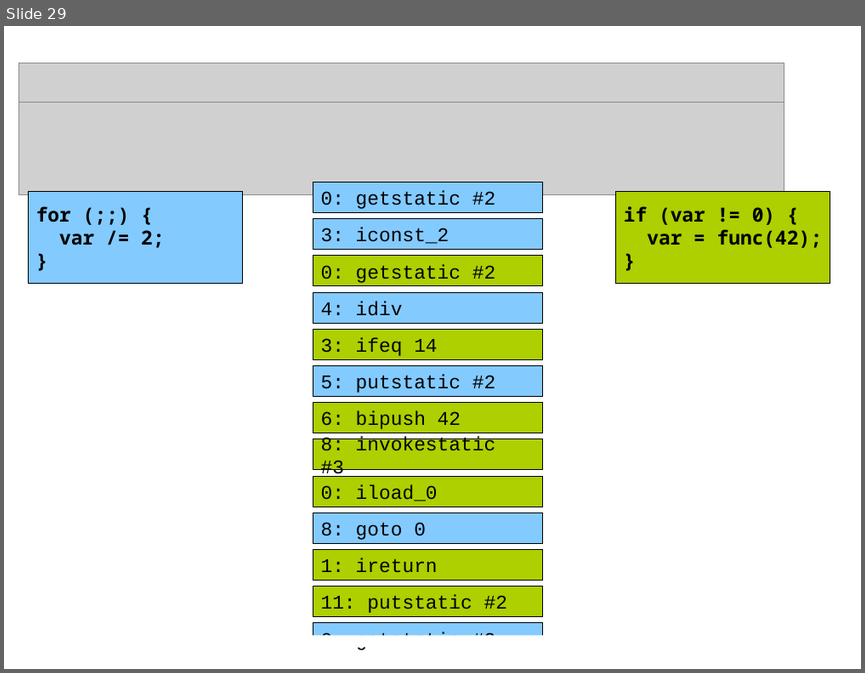
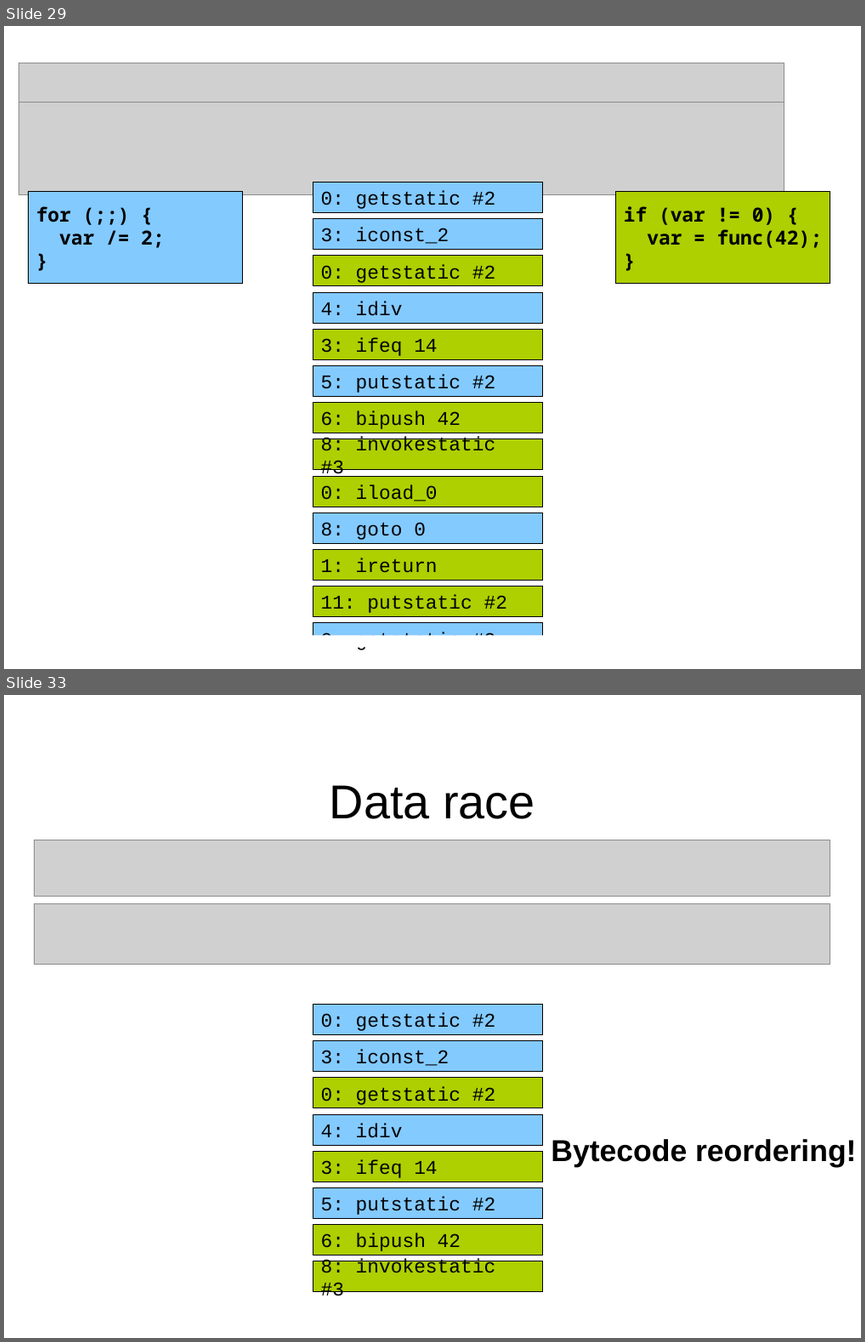
Before and after one commit to dlindner/vorlesung-se2-dhbw, a slide deck: added_2016/Java Memory Model.odp. Shown one above the other, each under a label of ours: slide 29 before the commit, slides 29 and 33 after it; the slides between them are not shown. The pictures are 865x673 and 865x1342 pixels, drawn with LibreOffice and Linux fonts; fonts in the diff are those of the drawing; grey boxes stand for pictures; background and template pictures are left out. Boxes give left, top, right and bottom in pixels: in the first picture for what was removed or moved away, otherwise in the second. Text is boxed around its words. In the diff, an @@ line names an element or a change of style, - is before the commit and + after.

```diff
--- a/added_2016/Java Memory Model.odp
+++ b/added_2016/Java Memory Model.odp
@@ slide 33 added at (x1=4, y1=695, x2=861, y2=1338), background picture (left out) @@
@@ title added at (x1=330, y1=785, x2=535, y2=819), 44 pt, text #000000 @@
+Data race
@@ picture added at (x1=35, y1=839, x2=830, y2=896) @@
@@ picture added at (x1=35, y1=903, x2=830, y2=964) @@
@@ text added at (x1=551, y1=1139, x2=856, y2=1167), 28 pt, text #000000, bold @@
+Bytecode reordering!
@@ group added at (x1=313, y1=1004, x2=543, y2=1292): 8 rectangles @@
+0: getstatic #2
+3: iconst_2
+4: idiv
+5: putstatic #2
+0: getstatic #2
+3: ifeq 14
+6: bipush 42
+8: invokestatic #3
```
Also in this commit, not shown: 2 slides changed, 15 other slides added, 8 slides removed.
